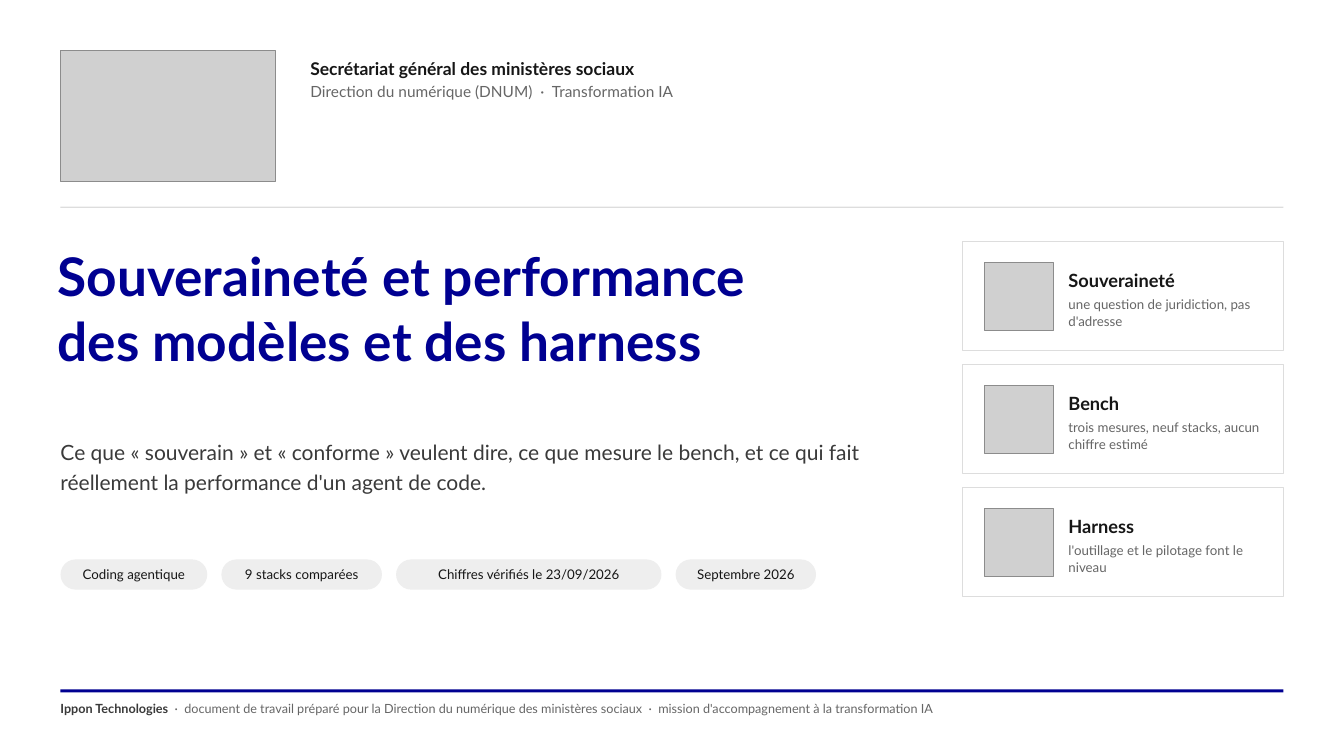
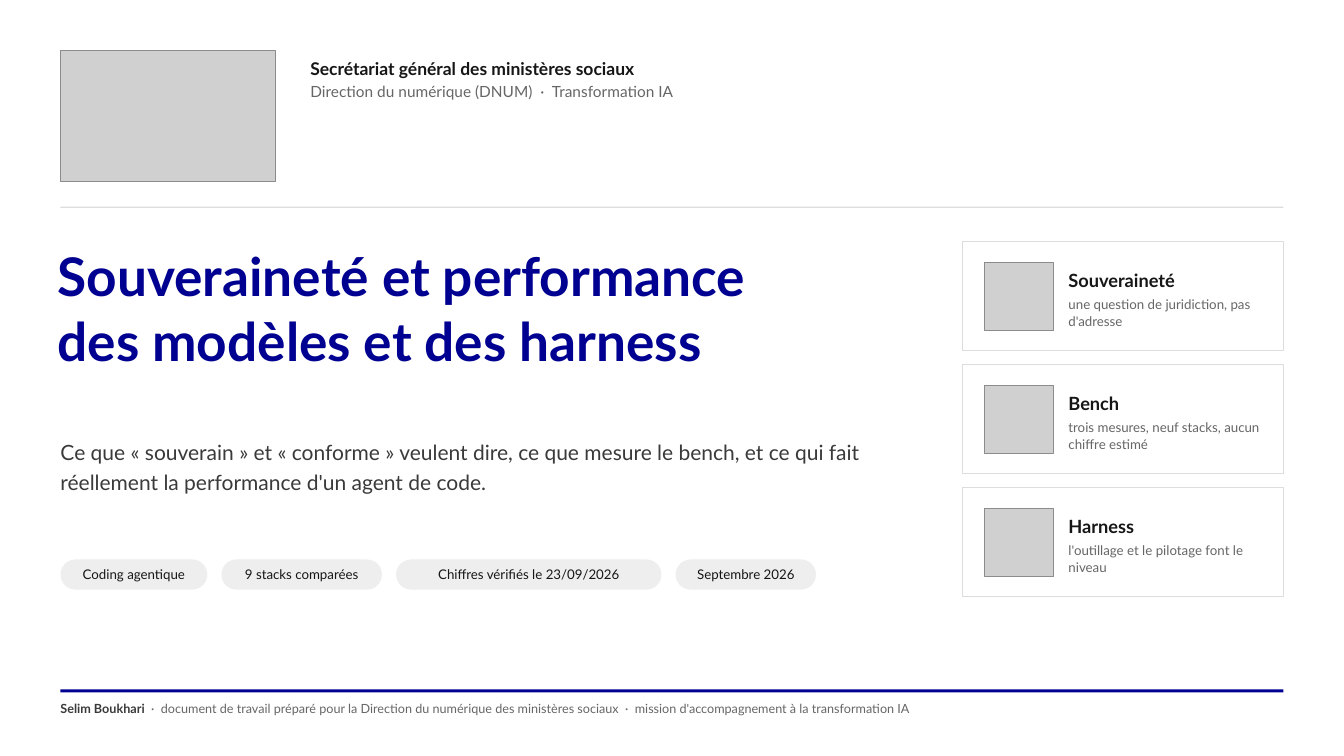
Before and after one commit to SocialGouv/transfo-ia, a slide deck: slide 1 of Livrables/Souverainete-Performance/Souverainete-Performance-Modeles-Harness.pptx. Drawn at 1344x756 pixels with LibreOffice and Linux fonts; fonts in the diff are those of the drawing; grey boxes stand for pictures. Boxes give left, top, right and bottom in pixels: in the first picture for what was removed or moved away, otherwise in the second. Text is boxed around its words. In the diff, an @@ line names an element or a change of style, - is before the commit and + after.

```diff
--- a/Livrables/Souverainete-Performance/Souverainete-Performance-Modeles-Harness.pptx
+++ b/Livrables/Souverainete-Performance/Souverainete-Performance-Modeles-Harness.pptx
@@ text at (x1=60, y1=703, x2=909, y2=715): text changed @@
-Ippon Technologies · document de travail préparé pour la Direction du numérique des ministères sociaux · mission d'accompagnement à la transformation IA
+Selim Boukhari · document de travail préparé pour la Direction du numérique des ministères sociaux · mission d'accompagnement à la transformation IA
```
Also in this commit, not shown: 4 other slides changed, 7 other files.
